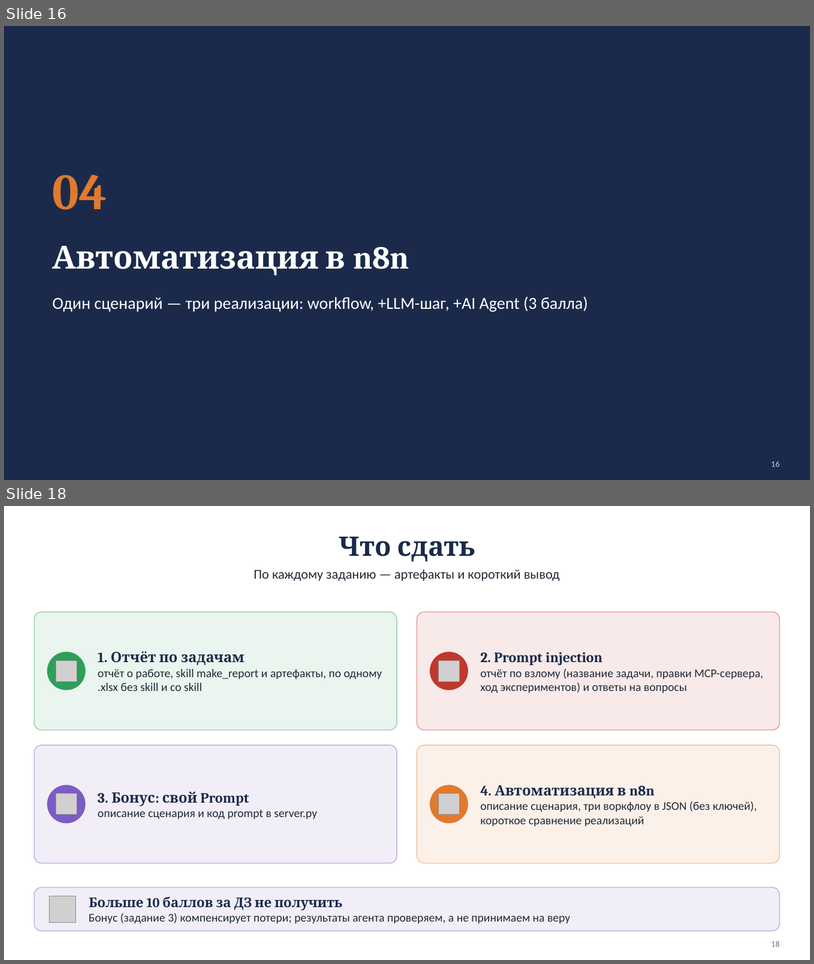
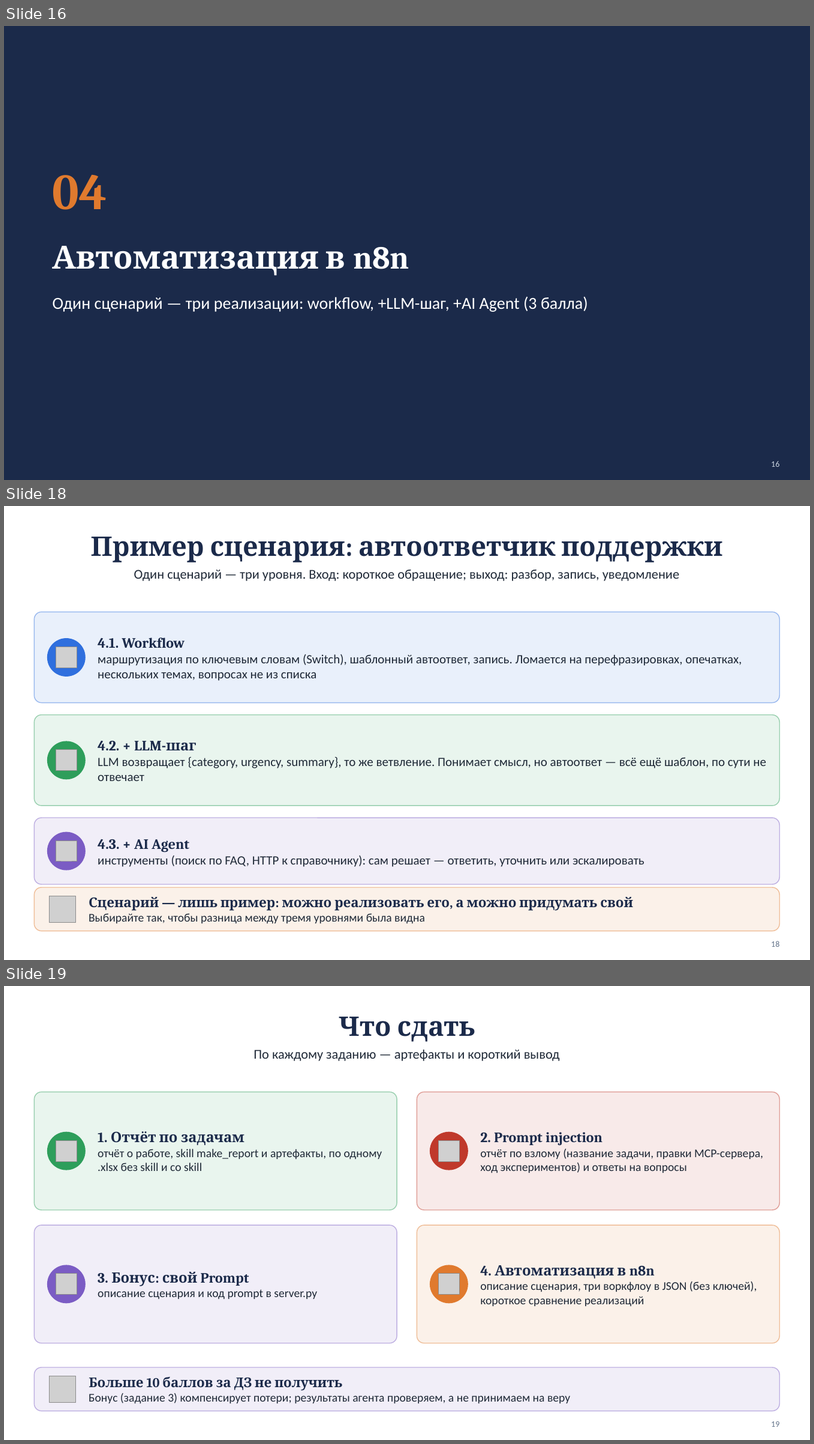
Before and after one commit to lpetrov02/aidd_week_04_mcp, a slide deck: materials/homework04_draft.pptx. Shown one above the other, each under a label of ours: slides 16 and 18 before the commit, slides 16, 18 and 19 after it; the slides between them are not shown. The pictures are 814x964 and 814x1444 pixels, drawn with LibreOffice and Linux fonts; fonts in the diff are those of the drawing; grey boxes stand for pictures. Boxes give left, top, right and bottom in pixels: in the first picture for what was removed or moved away, otherwise in the second. Text is boxed around its words. In the diff, an @@ line names an element or a change of style, - is before the commit and + after.

```diff
--- a/materials/homework04_draft.pptx
+++ b/materials/homework04_draft.pptx
@@ slide 18 added at [4, 506, 810, 960], background #FFFFFF @@
@@ title added at [91, 537, 723, 562], 32 pt, text #1B2A4A, bold @@
+Пример сценария: автоответчик поддержки
@@ text added at [134, 570, 680, 581], 16 pt, text #1F2937 @@
+Один сценарий — три уровня. Вход: короткое обращение; выход: разбор, запись, уведомление
@@ rounded rectangle added at [34, 612, 780, 703], fill #2F6FDE at 10% opacity, outline #2F6FDE 1 pt @@
@@ ellipse added at [48, 639, 85, 676], fill #2F6FDE, outline #2F6FDE 1 pt @@
@@ picture added at [56, 647, 77, 668] @@
@@ text added at [98, 637, 742, 681], 15 pt, text #1F2937 @@
+4.1. Workflow
+маршрутизация по ключевым словам (Switch), шаблонный автоответ, запись. Ломается на перефразировках, опечатках, нескольких темах, вопросах не из списка
@@ rounded rectangle added at [34, 715, 780, 805], fill #2E9E5B at 10% opacity, outline #2E9E5B 1 pt @@
@@ ellipse added at [48, 741, 85, 779], fill #2E9E5B, outline #2E9E5B 1 pt @@
@@ picture added at [56, 750, 77, 771] @@
@@ text added at [98, 741, 767, 781], 15 pt, text #1F2937 @@
+4.2. + LLM-шаг
+LLM возвращает {category, urgency, summary}, то же ветвление. Понимает смысл, но автоответ — всё ещё шаблон, по сути не отвечает
@@ rounded rectangle added at [34, 817, 780, 884], fill #7B5CC4 at 10% opacity, outline #7B5CC4 1 pt @@
@@ ellipse added at [48, 832, 85, 870], fill #7B5CC4, outline #7B5CC4 1 pt @@
@@ picture added at [56, 841, 77, 862] @@
@@ text added at [98, 839, 645, 867], 15 pt, text #1F2937 @@
+4.3. + AI Agent
+инструменты (поиск по FAQ, HTTP к справочнику): сам решает — ответить, уточнить или эскалировать
@@ rounded rectangle added at [34, 887, 780, 931], fill #E07A2E at 10% opacity, outline #E07A2E 1 pt @@
@@ picture added at [50, 895, 76, 922] @@
@@ text added at [89, 897, 633, 924], 16 pt, text #1B2A4A, bold @@
+Сценарий — лишь пример: можно реализовать его, а можно придумать свой
+Выбирайте так, чтобы разница между тремя уровнями была видна
@@ page number added at [771, 940, 780, 946], 10 pt, text #64748B @@
+18
@@ what was slide 18 is now slide 19 @@
@@ page number at [771, 1421, 780, 1426]: text changed @@
-18
+19
```
Also in this commit, not shown: 1 slide changed, 2 other files.
